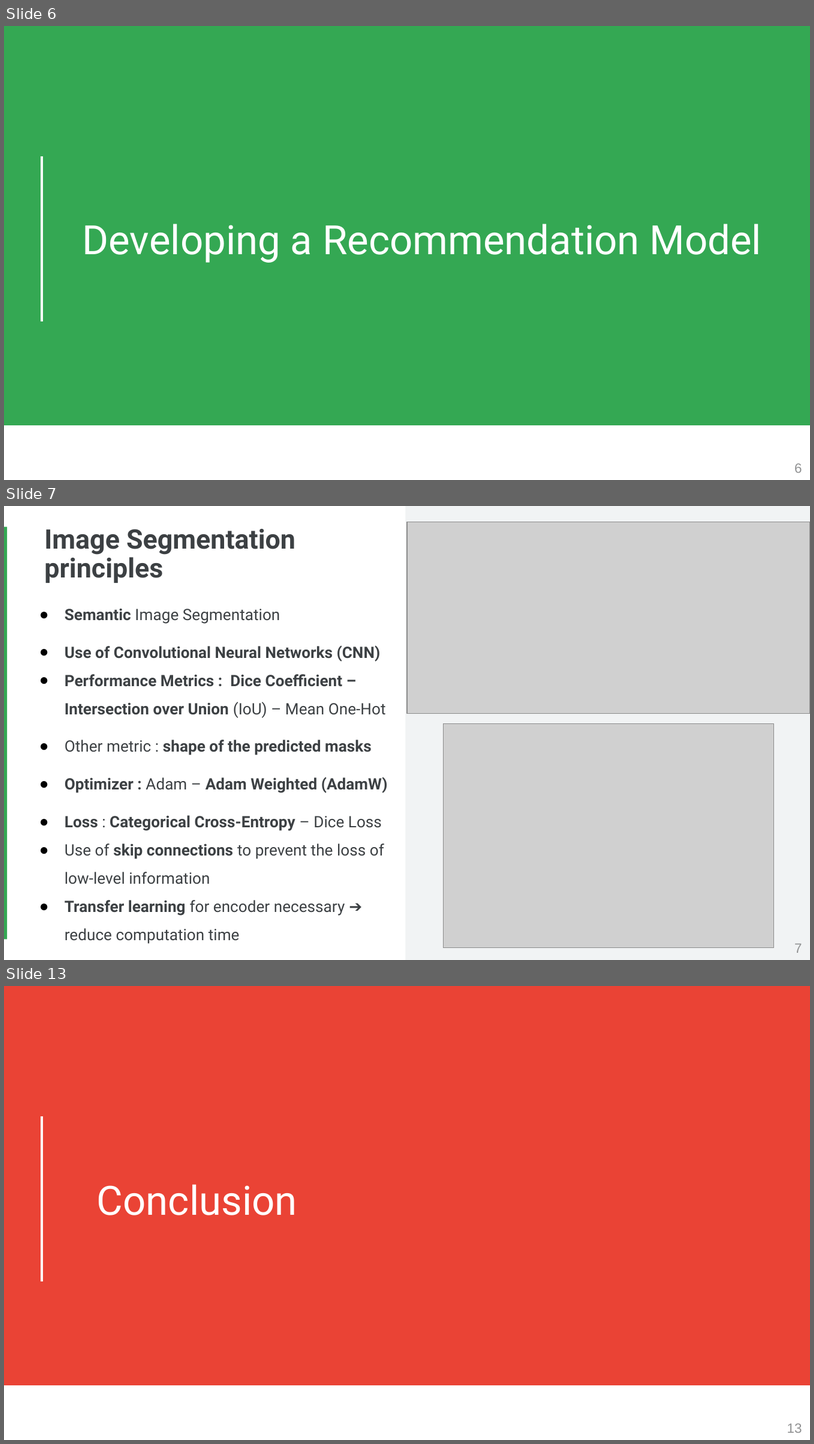
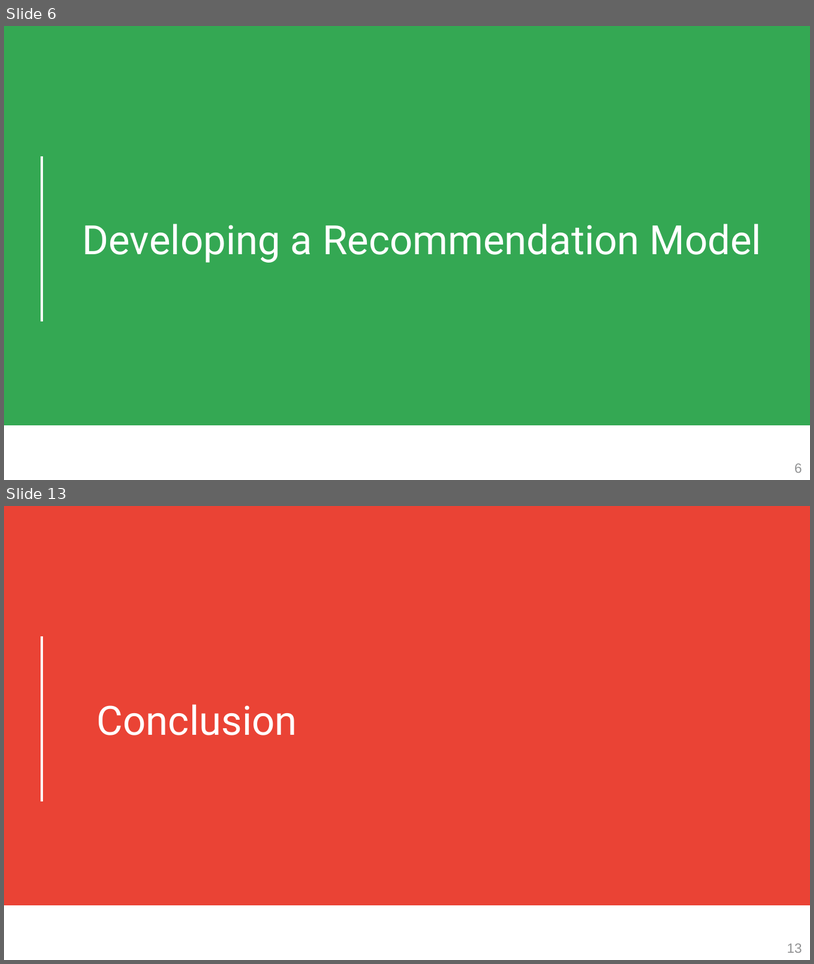
Before and after one commit to octave-ati/Designing-a-Recommendation-Model, a slide deck: P9_03_Presentation.pptx. Shown one above the other, each under a label of ours: slides 6, 7 and 13 before the commit, slides 6 and 13 after it; the slides between them are not shown. The pictures are 814x1444 and 814x964 pixels, drawn with LibreOffice and Linux fonts; fonts in the diff are those of the drawing; grey boxes stand for pictures. Boxes give left, top, right and bottom in pixels: in the first picture for what was removed or moved away, otherwise in the second. Text is boxed around its words. In the diff, an @@ line names an element or a change of style, - is before the commit and + after.

```diff
--- a/P9_03_Presentation.pptx
+++ b/P9_03_Presentation.pptx
@@ slide 7 removed at box(4, 506, 810, 960), background #FFFFFF @@
@@ rectangle removed at box(405, 506, 810, 959) @@
@@ picture removed at box(407, 522, 810, 714) @@
@@ rectangle removed at box(4, 527, 7, 939) @@
@@ title removed at box(44, 529, 296, 583) @@
-Image Segmentation principles
@@ text removed at box(65, 608, 388, 915) @@
-● Semantic Image Segmentation
-● Use of Convolutional Neural Networks (CNN)
-● Performance Metrics : Dice Coefficient – Intersection over Union (IoU) – Mean One-Hot
-● Other metric : shape of the predicted masks
-● Optimizer : Adam – Adam Weighted (AdamW)
-● Loss : Categorical Cross-Entropy – Dice Loss
-● Use of skip connections to prevent the loss of low-level information
-● Transfer learning for encoder necessary ➔ reduce computation time
@@ picture removed at box(443, 724, 774, 948) @@
@@ page number removed at box(795, 943, 802, 952) @@
-7
```
Also in this commit, not shown: 3 slides changed, 5 slides added, 4 other slides removed, 2 other files.
